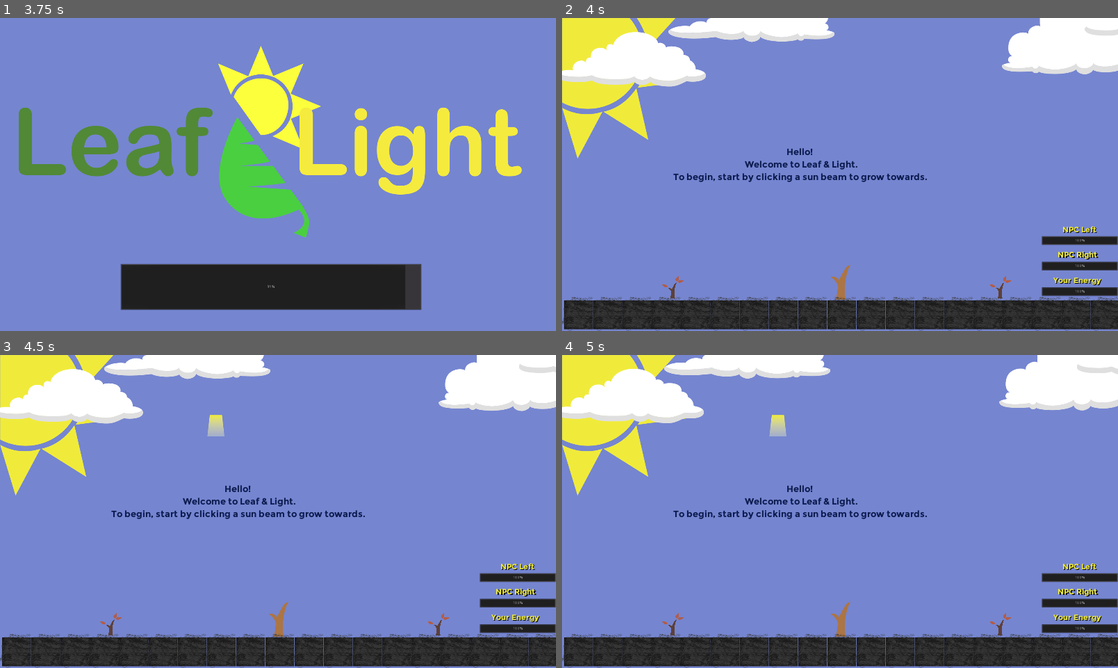
Above: before the commit, frames 1-4 (two rows, left to right).
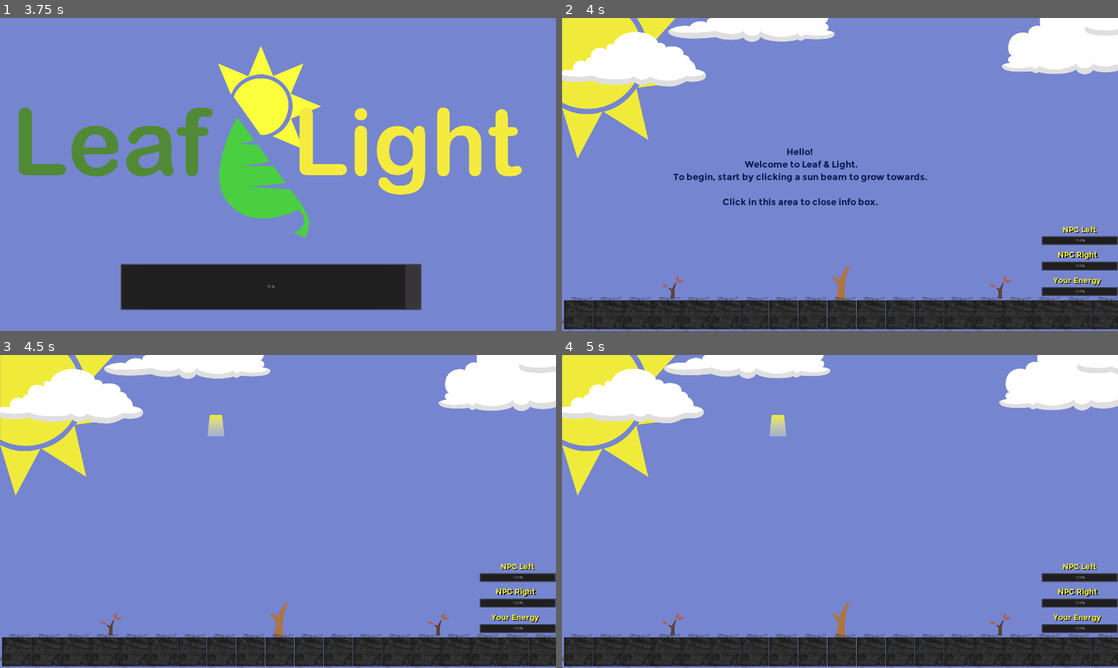
Above: after the commit, the same moments.

Repository: ibryanUW/leaf_light
Game: Godot game, scene res://main_menu/menu_screen.tscn
Same seed, same stepped clock (60 frames per second), same inputs: the game is played once before the commit and once after it.
Inputs (mouse positions are in pixels of both pictures, inside the frame that each line leads up to):
- Up to frame 1 (3.75 s): click (77, 130) at 0.5 s; move the mouse to (400, 158) at 1.27 s; press the mouse at (400, 158) at 1.28 s; move the mouse to (166, 190) at 2.02 s; release the mouse at (166, 190) at 2.03 s; click (166, 190) at 2.1 s; move the mouse to (333, 105) at 2.77 s; press the mouse at (333, 105) at 2.78 s; move the mouse to (250, 237) at 3.52 s; release the mouse at (250, 237) at 3.53 s; click (250, 237) at 3.6 s
- Up to frame 2 (4 s): no input
- Up to frame 3 (4.5 s): move the mouse to (444, 558) at 4.27 s; press the mouse at (444, 558) at 4.28 s
- Up to frame 4 (5 s): no input

Frame 1 is identical in both runs. In frame 2, 0.3% of the frame differs, in the area x 28-57%, y 57-60%; in frame 3, 0.7%, in the area x 20-66%, y 41-53%; in frame 4, 0.7%.

Commit message:
Remove Label When Clicked
Added some code to make sure the user can exit the informational label that appears at the beginning of a new game.

Diff:
--- a/Scenes/main_game/NewGameScene.gd
+++ b/Scenes/main_game/NewGameScene.gd
@@ -10,10 +10,11 @@
 	if(event.is_action_pressed('click')):
 		if(sun_gen == null):
 			print("click")
-
 			new_game_screen.add_child(sun_gen)
 		else:
 			print("was not null, click")
+			if($"Game_Start_Info_Label" != null):
+				$"Game_Start_Info_Label".queue_free()
 			sun_gen.free()
 			sun_gen = SunlightTileGenerator.new()
 			new_game_screen.add_child(sun_gen)
--- a/Scenes/main_game/NewGameScene.tscn
+++ b/Scenes/main_game/NewGameScene.tscn
@@ -350,7 +350,9 @@
 custom_fonts/font = SubResource( 2 )
 text = "Hello!
  Welcome to Leaf & Light.
-To begin, start by clicking a sun beam to grow towards."
+To begin, start by clicking a sun beam to grow towards.
+
+Click in this area to close info box."
 align = 1
 valign = 1
 __meta__ = {
